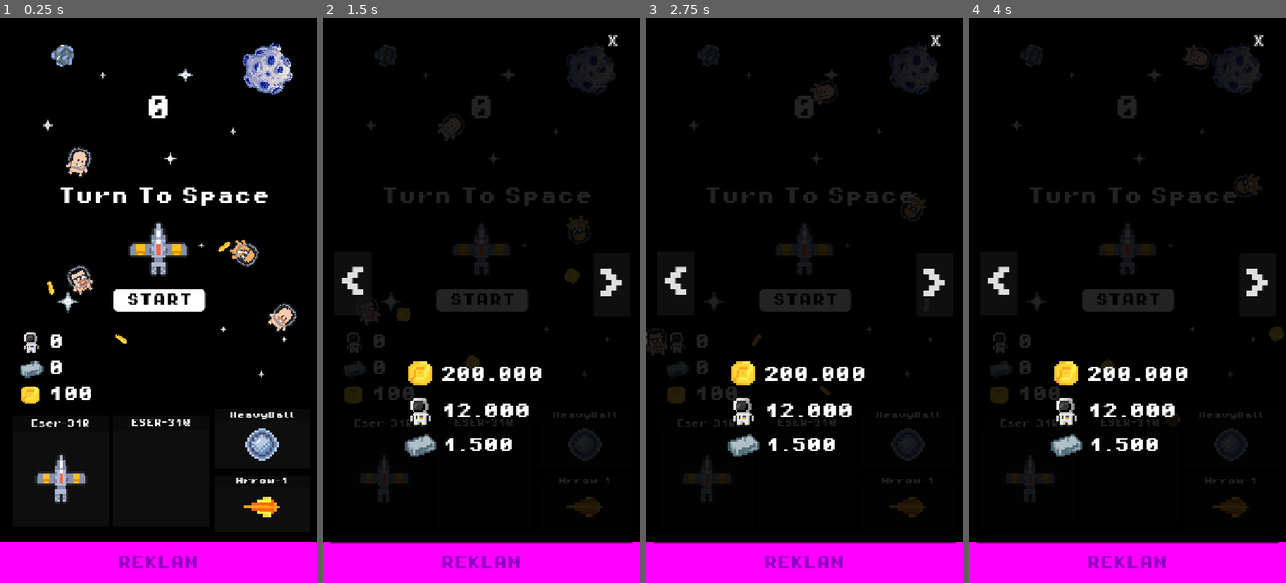
Above: before the commit, frames 1-4 (left to right).
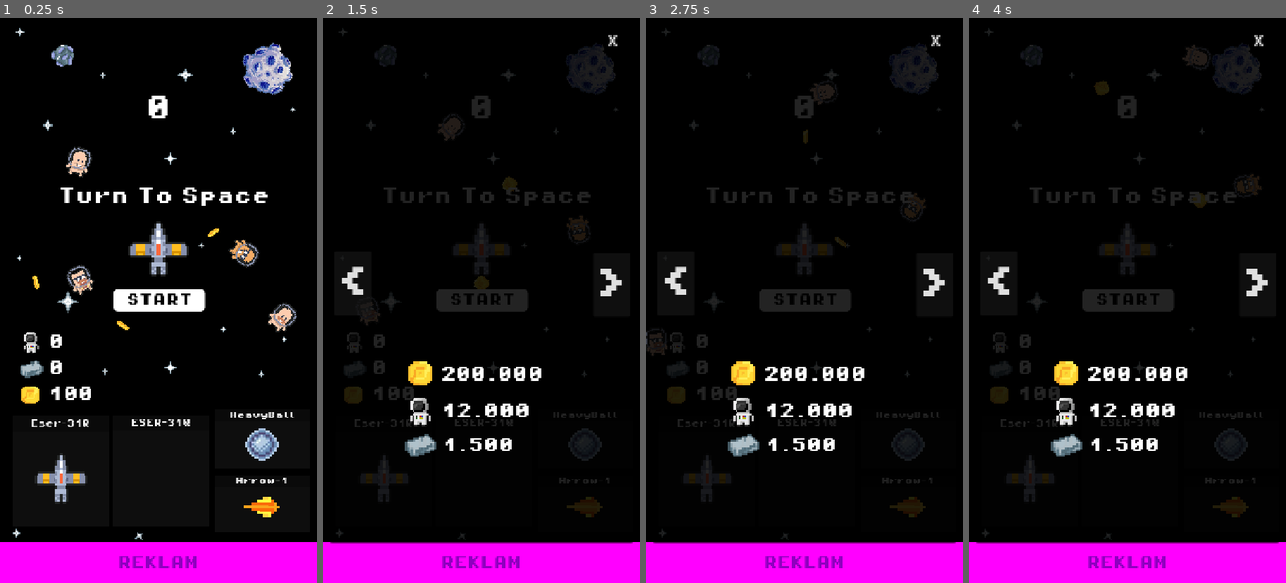
Above: after the commit, the same moments.

Repository: aRdaOnur/turn-to-space
Game: Godot game, scene res://Scenes/main_menu.tscn
Two runs of this game, one before a commit and one after it. Both use one fixed random seed, a clock stepped at 60 frames per second and the inputs below.
Inputs:
- Up to frame 1 (0.25 s): no input
- Up to frame 2 (1.5 s): click "HeavyBall" at 0.5 s; click "START" at 1.25 s
- Up to frame 3 (2.75 s): click "START" at 2 s
- Up to frame 4 (4 s): click "Eser-31Q" at 2.75 s; click "ESER-31Q" at 3.5 s

The runs differ from the first frame. In frame 1, 0.3% of the frame differs, in the area x 4-94%, y 1-93%; in frame 2, 0.5%, in the area x 4-93%, y 2-93%; in frame 3, 0.2%; in frame 4, 0.4%.

Commit message:
v0.3 Main Menu Fixed (Made Responsive)

Diff:
--- a/Scenes/SpaceshipScenes/ship_1.tscn
+++ b/Scenes/SpaceshipScenes/ship_1.tscn
@@ -1,11 +1,9 @@
-[gd_scene load_steps=9 format=3 uid="uid://cy7wlch2ncqhq"]
+[gd_scene load_steps=7 format=3 uid="uid://cy7wlch2ncqhq"]
 
 [ext_resource type="Script" uid="uid://yqo0ywbp8ok2" path="res://scripts/player.gd" id="1_eymce"]
 [ext_resource type="Texture2D" uid="uid://cleh6twolnwbi" path="res://Assets/SpaceShips/Ship_1.png" id="2_yw3yc"]
 [ext_resource type="AudioStream" uid="uid://b2hnf7uqkmv45" path="res://Assets/sounds/pickup-sound.mp3" id="3_647no"]
 [ext_resource type="AudioStream" uid="uid://4v7dcxo3yhra" path="res://Assets/sounds/keremThank.mp3" id="4_tq0o6"]
-[ext_resource type="Script" uid="uid://d20ohk485mxc4" path="res://scripts/orbital_pivot.gd" id="5_7eign"]
-[ext_resource type="PackedScene" uid="uid://bapvh2dfts86g" path="res://Scenes/heavy_ball.tscn" id="6_bdmsg"]
 
 [sub_resource type="CapsuleShape2D" id="CapsuleShape2D_ovn01"]
 radius = 10.664175
@@ -76,14 +74,6 @@
 scale = Vector2(16.431158, 62.699104)
 color = Color(0, 0, 0, 1)
 
-[node name="OrbitalPivot" type="Node2D" parent="."]
-visible = false
-position = Vector2(5.9604645e-08, 0)
-script = ExtResource("5_7eign")
-
-[node name="HeavyBall" parent="OrbitalPivot" instance=ExtResource("6_bdmsg")]
-position = Vector2(383, -368)
-
 [connection signal="timeout" from="FireRateTimer" to="." method="_on_fire_rate_timer_timeout"]
 [connection signal="body_entered" from="Area2D" to="." method="_on_area_2d_body_entered"]
 [connection signal="body_exited" from="Area2D" to="." method="_on_area_2d_body_exited"]
--- a/Scenes/SpaceshipScenes/ship_2.tscn
+++ b/Scenes/SpaceshipScenes/ship_2.tscn
@@ -61,15 +61,5 @@
 unique_name_in_owner = true
 zoom = Vector2(0.6, 0.6)
 
-[node name="ColorRect" type="ColorRect" parent="."]
-visible = false
-z_index = -2
-offset_left = -3448.3796
-offset_top = -3161.2659
-offset_right = -2975.3005
-offset_bottom = -3038.648
-scale = Vector2(14.371807, 52.137524)
-color = Color(0, 0, 0, 1)
-
 [connection signal="timeout" from="FireRateTimer" to="." method="_on_fire_rate_timer_timeout"]
 [connection signal="body_entered" from="Area2D" to="." method="_on_area_2d_body_entered"]
--- a/Scenes/SpaceshipScenes/ship_3.tscn
+++ b/Scenes/SpaceshipScenes/ship_3.tscn
@@ -45,15 +45,6 @@
 unique_name_in_owner = true
 zoom = Vector2(0.6, 0.6)
 
-[node name="ColorRect" type="ColorRect" parent="."]
-z_index = -2
-offset_left = -3543.0
-offset_top = -3445.0
-offset_right = -3048.6987
-offset_bottom = -3314.6187
-scale = Vector2(14.371807, 52.137524)
-color = Color(0, 0, 0, 1)
-
 [node name="HealthBarContainer" type="Node2D" parent="."]
 unique_name_in_owner = true
 
--- a/Scenes/SpaceshipScenes/ship_4.tscn
+++ b/Scenes/SpaceshipScenes/ship_4.tscn
@@ -1,11 +1,9 @@
-[gd_scene load_steps=10 format=3 uid="uid://26hi5o1juxu2"]
+[gd_scene load_steps=8 format=3 uid="uid://26hi5o1juxu2"]
 
 [ext_resource type="Script" uid="uid://yqo0ywbp8ok2" path="res://scripts/player.gd" id="1_up26r"]
 [ext_resource type="Texture2D" uid="uid://rk2qlh0gguc0" path="res://Assets/SpaceShips/Ship_4.png" id="2_s8x6l"]
 [ext_resource type="AudioStream" uid="uid://b2hnf7uqkmv45" path="res://Assets/sounds/pickup-sound.mp3" id="3_nbg1w"]
 [ext_resource type="AudioStream" uid="uid://4v7dcxo3yhra" path="res://Assets/sounds/keremThank.mp3" id="4_8xn7u"]
-[ext_resource type="Script" uid="uid://d20ohk485mxc4" path="res://scripts/orbital_pivot.gd" id="5_igb4g"]
-[ext_resource type="PackedScene" uid="uid://bapvh2dfts86g" path="res://Scenes/heavy_ball.tscn" id="6_hpbjr"]
 [ext_resource type="PackedScene" uid="uid://cdkbpywsj4nar" path="res://Scenes/particles/shock_wave.tscn" id="7_s8x6l"]
 
 [sub_resource type="CapsuleShape2D" id="CapsuleShape2D_ovn01"]
@@ -68,24 +66,6 @@
 unique_name_in_owner = true
 zoom = Vector2(0.6, 0.6)
 
-[node name="ColorRect" type="ColorRect" parent="."]
-visible = false
-z_index = -100
-offset_left = -2712.9631
-offset_top = -2778.5
-offset_right = -2365.5422
-offset_bottom = -2687.3284
-scale = Vector2(16.431158, 62.699104)
-color = Color(0, 0, 0, 1)
-
-[node name="OrbitalPivot" type="Node2D" parent="."]
-visible = false
-position = Vector2(5.9604645e-08, 0)
-script = ExtResource("5_igb4g")
-
-[node name="HeavyBall" parent="OrbitalPivot" instance=ExtResource("6_hpbjr")]
-position = Vector2(383, -368)
-
 [node name="ShockWave" parent="." instance=ExtResource("7_s8x6l")]
 unique_name_in_owner = true
 
--- /dev/null
+++ b/Scenes/UI/ItemCard.tscn
@@ -0,0 +1,38 @@
+[gd_scene load_steps=6 format=3 uid="uid://baj5660ao7igj"]
+
+[ext_resource type="FontFile" uid="uid://1mclqaxcrhac" path="res://Assets/fonts/PixelOperator8.ttf" id="1_hift6"]
+[ext_resource type="Script" uid="uid://kafb476kknam" path="res://scripts/Ui_Scripts/item_card.gd" id="1_vt4ii"]
+[ext_resource type="Texture2D" uid="uid://cleh6twolnwbi" path="res://Assets/SpaceShips/Ship_1.png" id="2_vt4ii"]
+
+[sub_resource type="StyleBoxFlat" id="StyleBoxFlat_hift6"]
+bg_color = Color(0.07058824, 0.07058824, 0.07058824, 0.61960787)
+corner_radius_top_left = 20
+corner_radius_top_right = 20
+corner_radius_bottom_right = 20
+corner_radius_bottom_left = 20
+
+[sub_resource type="StyleBoxFlat" id="StyleBoxFlat_vt4ii"]
+bg_color = Color(0.1148968, 0.11489681, 0.11489674, 1)
+
+[node name="ItemCard" type="PanelContainer"]
+size_flags_horizontal = 3
+theme_override_styles/panel = SubResource("StyleBoxFlat_hift6")
+script = ExtResource("1_vt4ii")
+
+[node name="VBoxContainer" type="VBoxContainer" parent="."]
+layout_mode = 2
+
+[node name="Label" type="Label" parent="VBoxContainer"]
+layout_mode = 2
+theme_override_fonts/font = ExtResource("1_hift6")
+theme_override_font_sizes/font_size = 22
+theme_override_styles/normal = SubResource("StyleBoxFlat_vt4ii")
+text = "Mamur-44T"
+horizontal_alignment = 1
+
+[node name="TextureRect" type="TextureRect" parent="VBoxContainer"]
+custom_minimum_size = Vector2(150, 150)
+layout_mode = 2
+texture = ExtResource("2_vt4ii")
+expand_mode = 1
+stretch_mode = 5
--- /dev/null
+++ b/Scenes/UI/main_menu.tscn
@@ -0,0 +1,281 @@
+[gd_scene load_steps=15 format=3 uid="uid://hcokq8fukj1j"]
+
+[ext_resource type="Script" uid="uid://dtev2k0o2orer" path="res://scripts/Ui_Scripts/main_menu.gd" id="1_gih0s"]
+[ext_resource type="Texture2D" uid="uid://bkfq63gj7bcqw" path="res://Assets/coin.png" id="1_u7lva"]
+[ext_resource type="FontFile" uid="uid://cg5lho1j110w6" path="res://Assets/fonts/PixelOperator8-Bold.ttf" id="2_mrfpk"]
+[ext_resource type="Texture2D" uid="uid://cjkqbkuc8a6pe" path="res://Assets/Astroneers/astroneer-9.png" id="3_4pqbp"]
+[ext_resource type="Texture2D" uid="uid://x3e86h4qp2jb" path="res://Assets/iron.png" id="4_gih0s"]
+[ext_resource type="Texture2D" uid="uid://cleh6twolnwbi" path="res://Assets/SpaceShips/Ship_1.png" id="5_mrfpk"]
+[ext_resource type="PackedScene" uid="uid://baj5660ao7igj" path="res://Scenes/UI/ItemCard.tscn" id="6_4pqbp"]
+[ext_resource type="PackedScene" uid="uid://dfmbxirdsknv8" path="res://Scenes/astroneer.tscn" id="8_lrjdf"]
+[ext_resource type="Texture2D" uid="uid://xvx8c3ico7n8" path="res://Assets/star-Sheet.png" id="9_wqme5"]
+[ext_resource type="PackedScene" uid="uid://bpsgsu5tyu74h" path="res://Scenes/animations/gold_coin.tscn" id="10_wqme5"]
+
+[sub_resource type="AtlasTexture" id="AtlasTexture_k33u3"]
+atlas = ExtResource("1_u7lva")
+region = Rect2(10.038065, 9.99851, 12.034811, 12.024696)
+
+[sub_resource type="AtlasTexture" id="AtlasTexture_lrjdf"]
+atlas = ExtResource("3_4pqbp")
+region = Rect2(2.5939274, 2.9991512, 18.377756, 21.000849)
+
+[sub_resource type="AtlasTexture" id="AtlasTexture_wqme5"]
+atlas = ExtResource("4_gih0s")
+region = Rect2(7.9835725, 9.949892, 16.07535, 12.070719)
+
+[sub_resource type="StyleBoxFlat" id="StyleBoxFlat_mrfpk"]
+bg_color = Color(1, 1, 1, 1)
+corner_radius_top_left = 10
+corner_radius_top_right = 10
+corner_radius_bottom_right = 10
+corner_radius_bottom_left = 10
+expand_margin_left = 20.0
+expand_margin_top = 20.0
+expand_margin_right = 20.0
+expand_margin_bottom = 20.0
+
+[node name="MainMenu" type="Control"]
+layout_mode = 3
+anchors_preset = 0
+script = ExtResource("1_gih0s")
+
+[node name="CanvasLayer" type="CanvasLayer" parent="."]
+
+[node name="MarginContainer" type="MarginContainer" parent="CanvasLayer"]
+anchors_preset = 15
+anchor_right = 1.0
+anchor_bottom = 1.0
+grow_horizontal = 2
+grow_vertical = 2
+theme_override_constants/margin_left = 20
+theme_override_constants/margin_top = 50
+theme_override_constants/margin_right = 20
+theme_override_constants/margin_bottom = 20
+
+[node name="VBoxContainer" type="VBoxContainer" parent="CanvasLayer/MarginContainer"]
+layout_mode = 2
+theme_override_constants/separation = 15
+
+[node name="Assets" type="HBoxContainer" parent="CanvasLayer/MarginContainer/VBoxContainer"]
+layout_mode = 2
+alignment = 1
+
+[node name="Coin" type="VBoxContainer" parent="CanvasLayer/MarginContainer/VBoxContainer/Assets"]
+layout_mode = 2
+size_flags_horizontal = 3
+theme_override_constants/separation = 14
+alignment = 1
+
+[node name="CoinTexture" type="TextureRect" parent="CanvasLayer/MarginContainer/VBoxContainer/Assets/Coin"]
+custom_minimum_size = Vector2(50, 50)
+layout_mode = 2
+texture = SubResource("AtlasTexture_k33u3")
+expand_mode = 1
+stretch_mode = 5
+
+[node name="CoinLabel" type="Label" parent="CanvasLayer/MarginContainer/VBoxContainer/Assets/Coin"]
+custom_minimum_size = Vector2(120, 0)
+layout_mode = 2
+theme_override_fonts/font = ExtResource("2_mrfpk")
+theme_override_font_sizes/font_size = 26
+text = "1231231"
+horizontal_alignment = 1
+vertical_alignment = 1
+
+[node name="Astroneer" type="VBoxContainer" parent="CanvasLayer/MarginContainer/VBoxContainer/Assets"]
+layout_mode = 2
+size_flags_horizontal = 3
+theme_override_constants/separation = 14
+alignment = 1
+
+[node name="TextureRect" type="TextureRect" parent="CanvasLayer/MarginContainer/VBoxContainer/Assets/Astroneer"]
+custom_minimum_size = Vector2(70, 70)
+layout_mode = 2
+texture = SubResource("AtlasTexture_lrjdf")
+expand_mode = 1
+stretch_mode = 5
+
+[node name="AstroneerLabel" type="Label" parent="CanvasLayer/MarginContainer/VBoxContainer/Assets/Astroneer"]
+custom_minimum_size = Vector2(120, 0)
+layout_mode = 2
+theme_override_fonts/font = ExtResource("2_mrfpk")
+theme_override_font_sizes/font_size = 26
+text = "12123"
+horizontal_alignment = 1
+vertical_alignment = 1
+
+[node name="Iron" type="VBoxContainer" parent="CanvasLayer/MarginContainer/VBoxContainer/Assets"]
+layout_mode = 2
+size_flags_horizontal = 3
+theme_override_constants/separation = 14
+alignment = 1
+
+[node name="TextureRect" type="TextureRect" parent="CanvasLayer/MarginContainer/VBoxContainer/Assets/Iron"]
+custom_minimum_size = Vector2(50, 50)
+layout_mode = 2
+texture = SubResource("AtlasTexture_wqme5")
+expand_mode = 1
+stretch_mode = 5
+
+[node name="IronLabel" type="Label" parent="CanvasLayer/MarginContainer/VBoxContainer/Assets/Iron"]
+custom_minimum_size = Vector2(120, 0)
+layout_mode = 2
+theme_override_fonts/font = ExtResource("2_mrfpk")
+theme_override_font_sizes/font_size = 26
+text = "1231212"
+horizontal_alignment = 1
+vertical_alignment = 1
+
+[node name="Spacer" type="Control" parent="CanvasLayer/MarginContainer/VBoxContainer"]
+layout_mode = 2
+size_flags_vertical = 3
+
+[node name="ScoreLabel" type="Label" parent="CanvasLayer/MarginContainer/VBoxContainer"]
+layout_mode = 2
+theme_override_fonts/font = ExtResource("2_mrfpk")
+theme_override_font_sizes/font_size = 45
+text = "123"
+horizontal_alignment = 1
+vertical_alignment = 1
+
+[node name="Spacer2" type="Control" parent="CanvasLayer/MarginContainer/VBoxContainer"]
+layout_mode = 2
+size_flags_vertical = 3
+
+[node name="GameName" type="Label" parent="CanvasLayer/MarginContainer/VBoxContainer"]
+layout_mode = 2
+theme_override_fonts/font = ExtResource("2_mrfpk")
+theme_override_font_sizes/font_size = 40
+text = "Turn To Space"
+horizontal_alignment = 1
+vertical_alignment = 1
+
+[node name="Spacer5" type="Control" parent="CanvasLayer/MarginContainer/VBoxContainer"]
+layout_mode = 2
+size_flags_vertical = 3
+
+[node name="ShipTexture" type="TextureRect" parent="CanvasLayer/MarginContainer/VBoxContainer"]
+custom_minimum_size = Vector2(0, 200)
+layout_mode = 2
+texture = ExtResource("5_mrfpk")
+expand_mode = 1
+stretch_mode = 5
+
+[node name="Spacer3" type="Control" parent="CanvasLayer/MarginContainer/VBoxContainer"]
+layout_mode = 2
+size_flags_vertical = 3
+
+[node name="StartButton" type="Button" parent="CanvasLayer/MarginContainer/VBoxContainer"]
+layout_mode = 2
+size_flags_horizontal = 4
+size_flags_vertical = 4
+theme_override_colors/font_color = Color(0, 0, 0, 1)
+theme_override_fonts/font = ExtResource("2_mrfpk")
+theme_override_font_sizes/font_size = 55
+theme_override_styles/normal = SubResource("StyleBoxFlat_mrfpk")
+text = "START"
+
+[node name="Spacer4" type="Control" parent="CanvasLayer/MarginContainer/VBoxContainer"]
+layout_mode = 2
+size_flags_vertical = 3
+
+[node name="MarketPlace" type="GridContainer" parent="CanvasLayer/MarginContainer/VBoxContainer"]
+layout_mode = 2
+theme_override_constants/h_separation = 20
+theme_override_constants/v_separation = 20
+columns = 2
+
+[node name="Ship" parent="CanvasLayer/MarginContainer/VBoxContainer/MarketPlace" instance=ExtResource("6_4pqbp")]
+layout_mode = 2
+
+[node name="SecondWeapon" parent="CanvasLayer/MarginContainer/VBoxContainer/MarketPlace" instance=ExtResource("6_4pqbp")]
+layout_mode = 2
+
+[node name="ThirdWeapon" parent="CanvasLayer/MarginContainer/VBoxContainer/MarketPlace" instance=ExtResource("6_4pqbp")]
+layout_mode = 2
+
+[node name="Bullet" parent="CanvasLayer/MarginContainer/VBoxContainer/MarketPlace" instance=ExtResource("6_4pqbp")]
+layout_mode = 2
+
+[node name="Astroneers" type="Node2D" parent="."]
+
+[node name="Astroneer" parent="Astroneers" instance=ExtResource("8_lrjdf")]
+position = Vector2(97, 465)
+
+[node name="Astroneer2" parent="Astroneers" instance=ExtResource("8_lrjdf")]
+position = Vector2(59, 738)
+
+[node name="Astroneer3" parent="Astroneers" instance=ExtResource("8_lrjdf")]
+position = Vector2(525, 431)
+
+[node name="Astroneer4" parent="Astroneers" instance=ExtResource("8_lrjdf")]
+position = Vector2(612, 655)
+
+[node name="Astroneer5" parent="Astroneers" instance=ExtResource("8_lrjdf")]
+position = Vector2(235, 264)
+rotation = -0.6740936
+
+[node name="Stars" type="Node2D" parent="."]
+
+[node name="StarSheet2" type="Sprite2D" parent="Stars"]
+position = Vector2(668, 237)
+rotation = 0.00022878198
+texture = ExtResource("9_wqme5")
+
+[node name="StarSheet15" type="Sprite2D" parent="Stars"]
+position = Vector2(672, 798)
+texture = ExtResource("9_wqme5")
+
+[node name="StarSheet3" type="Sprite2D" parent="Stars"]
+position = Vector2(258, 669)
+texture = ExtResource("9_wqme5")
+
+[node name="StarSheet13" type="Sprite2D" parent="Stars"]
+position = Vector2(72.99997, 275)
+rotation = -0.07921014
+scale = Vector2(1.5099384, 1.5099384)
+texture = ExtResource("9_wqme5")
+
+[node name="StarSheet5" type="Sprite2D" parent="Stars"]
+position = Vector2(107, 567)
+scale = Vector2(1.4173375, 1.4173375)
+texture = ExtResource("9_wqme5")
+
+[node name="StarSheet6" type="Sprite2D" parent="Stars"]
+position = Vector2(644, 418)
+scale = Vector2(0.8905317, 0.8905317)
+texture = ExtResource("9_wqme5")
+
+[node name="StarSheet8" type="Sprite2D" parent="Stars"]
+position = Vector2(549, 221)
+scale = Vector2(0.8482296, 0.8482296)
+texture = ExtResource("9_wqme5")
+
+[node name="StarSheet9" type="Sprite2D" parent="Stars"]
+position = Vector2(29, 357)
+scale = Vector2(1.4173375, 1.4173375)
+texture = ExtResource("9_wqme5")
+
+[node name="StarSheet11" type="Sprite2D" parent="Stars"]
+position = Vector2(161, 823)
+scale = Vector2(1.4173375, 1.4173375)
+texture = ExtResource("9_wqme5")
+
+[node name="StarSheet12" type="Sprite2D" parent="Stars"]
+position = Vector2(358, 860)
+scale = Vector2(1.4173375, 1.4173375)
+texture = ExtResource("9_wqme5")
+
+[node name="Coins" type="Node2D" parent="."]
+
+[node name="GoldCoin" parent="Coins" instance=ExtResource("10_wqme5")]
+position = Vector2(219, 528)
+
+[node name="GoldCoin2" parent="Coins" instance=ExtResource("10_wqme5")]
+position = Vector2(550, 730)
+
+[node name="GoldCoin3" parent="Coins" instance=ExtResource("10_wqme5")]
+position = Vector2(454, 262)
+
+[node name="GoldCoin4" parent="Coins" instance=ExtResource("10_wqme5")]
+position = Vector2(173.99997, 274)
--- a/Scenes/main_menu.tscn
+++ b/Scenes/main_menu.tscn
@@ -567,6 +567,42 @@
 [node name="StarSheet5" type="Sprite2D" parent="Stars"]
 position = Vector2(530, 257)
 scale = Vector2(0.7, 0.7)
+texture = ExtResource("7_cp0ys")
+
+[node name="StarSheet11" type="Sprite2D" parent="Stars"]
+position = Vector2(666, 208)
+scale = Vector2(0.7, 0.7)
+texture = ExtResource("7_cp0ys")
+
+[node name="StarSheet12" type="Sprite2D" parent="Stars"]
+position = Vector2(44.00006, 545)
+scale = Vector2(0.7, 0.7)
+texture = ExtResource("7_cp0ys")
+
+[node name="StarSheet13" type="Sprite2D" parent="Stars"]
+position = Vector2(238.99998, 801)
+scale = Vector2(0.7, 0.7)
+texture = ExtResource("7_cp0ys")
+
+[node name="StarSheet14" type="Sprite2D" parent="Stars"]
+position = Vector2(388, 793)
+scale = Vector2(1.3375742, 1.3375742)
+texture = ExtResource("7_cp0ys")
+
+[node name="StarSheet15" type="Sprite2D" parent="Stars"]
+position = Vector2(46.000004, 32.000015)
+scale = Vector2(1.03299, 1.03299)
+texture = ExtResource("7_cp0ys")
+
+[node name="StarSheet16" type="Sprite2D" parent="Stars"]
+position = Vector2(38.000023, 1168)
+scale = Vector2(1.03299, 1.03299)
+texture = ExtResource("7_cp0ys")
+
+[node name="StarSheet17" type="Sprite2D" parent="Stars"]
+position = Vector2(316.99997, 1173.0001)
+rotation = -0.6436253
+scale = Vector2(1.0340569, 1.0340569)
 texture = ExtResource("7_cp0ys")
 
 [node name="StarSheet6" type="Sprite2D" parent="Stars"]
--- a/scripts/GlobalState.gd
+++ b/scripts/GlobalState.gd
@@ -144,3 +144,15 @@
 	else:
 		print("HATA: Seçili gemi ID'si (", selected_ship_id, ") sözlükte yok! Default 1 yükleniyor.")
 		return ships[1]["scene"]
+
+func get_current_ship():
+	return ships[selected_ship_id + 1]
+
+
+func stringify_int(number: int) -> String:
+	if number > 999999:
+		return str(number / 1000000) + "M"
+	elif number > 999:
+		return str(number / 1000) + "K"
+	else:
+		return str(number)
--- /dev/null
+++ b/scripts/Ui_Scripts/item_card.gd
@@ -0,0 +1,8 @@
+extends PanelContainer
+
+@onready var texture_rect: TextureRect = $VBoxContainer/TextureRect
+@onready var label: Label = $VBoxContainer/Label
+
+func update_item_card(item_texture: Texture, item_name: String):
+	texture_rect.texture = item_texture
+	label.text = item_name
--- /dev/null
+++ b/scripts/Ui_Scripts/main_menu.gd
@@ -0,0 +1,33 @@
+extends Control
+
+# GAME NODES
+@onready var main_ship_texture: TextureRect = $CanvasLayer/MarginContainer/VBoxContainer/ShipTexture
+@onready var score_label: Label = $CanvasLayer/MarginContainer/VBoxContainer/ScoreLabel
+
+# Assets
+@onready var coin_label: Label = $CanvasLayer/MarginContainer/VBoxContainer/Assets/Coin/CoinLabel
+@onready var astroneer_label: Label = $CanvasLayer/MarginContainer/VBoxContainer/Assets/Astroneer/AstroneerLabel
+@onready var iron_label: Label = $CanvasLayer/MarginContainer/VBoxContainer/Assets/Iron/IronLabel
+
+
+# Market Place Items
+@onready var ship: PanelContainer = $CanvasLayer/MarginContainer/VBoxContainer/MarketPlace/Ship
+@onready var second_weapon: PanelContainer = $CanvasLayer/MarginContainer/VBoxContainer/MarketPlace/SecondWeapon
+@onready var third_weapon: PanelContainer = $CanvasLayer/MarginContainer/VBoxContainer/MarketPlace/ThirdWeapon
+@onready var bullet: PanelContainer = $CanvasLayer/MarginContainer/VBoxContainer/MarketPlace/Bullet
+
+
+var current_ship = GlobalState.get_current_ship();
+
+func _ready() -> void:
+	main_ship_texture.texture = current_ship["texture"]
+	load_assets()
+	load_shop_cards()
+
+func load_shop_cards():
+	ship.update_item_card(current_ship["texture"], current_ship["name"])
+
+func load_assets():
+	coin_label.text = GlobalState.stringify_int(GlobalState.total_coins)
+	iron_label.text = GlobalState.stringify_int(GlobalState.total_irons)
+	astroneer_label.text = GlobalState.stringify_int(GlobalState.total_astroneers)
--- a/scripts/astroneer.gd
+++ b/scripts/astroneer.gd
@@ -1,12 +1,11 @@
 class_name Astroneer
 extends CharacterBody2D
 
-var help_text = ["help me!!", "", "", "i'm gonna die", ""]
+var help_text = ["save me!!", "", "", "help!", ""]
 const SPEED = 200.0
 const JUMP_VELOCITY = -400.0
 @onready var astroneer_says: Label = $Label
 @export var anim: AnimatedSprite2D
-
 
 var direction
 var spin_speed
@@ -28,6 +27,5 @@
 	move_and_slide()
 
 
-# 15 saniye doldugunda astronot olecek
 func _on_timer_timeout() -> void:
 	queue_free()
--- a/scripts/gold_coin.gd
+++ b/scripts/gold_coin.gd
@@ -12,8 +12,9 @@
 func _ready():
 	spin_speed = randf_range(0,4)
 	player = get_node("/root/Main/Player")
-	#direction = Vector2(randf_range(-1.0,1.0),randf_range(-1.0, 1.0))
 
+	if not player:
+		direction = Vector2(randf_range(-1.0, 1.0), randf_range(-1.0, 1.0)).normalized()
 
 
 func _physics_process(delta: float) -> void:
@@ -22,7 +23,6 @@
 		direction = global_position.direction_to(player.global_position)
 		velocity = direction * speed
 	else:
-		direction = Vector2(randf_range(0,1), randf_range(0,1))
 		velocity = direction * 100
 		collision.disabled = true
 	move_and_slide()
Not shown, added: scripts/Ui_Scripts/item_card.gd.uid
Not shown, added: scripts/Ui_Scripts/main_menu.gd.uid
